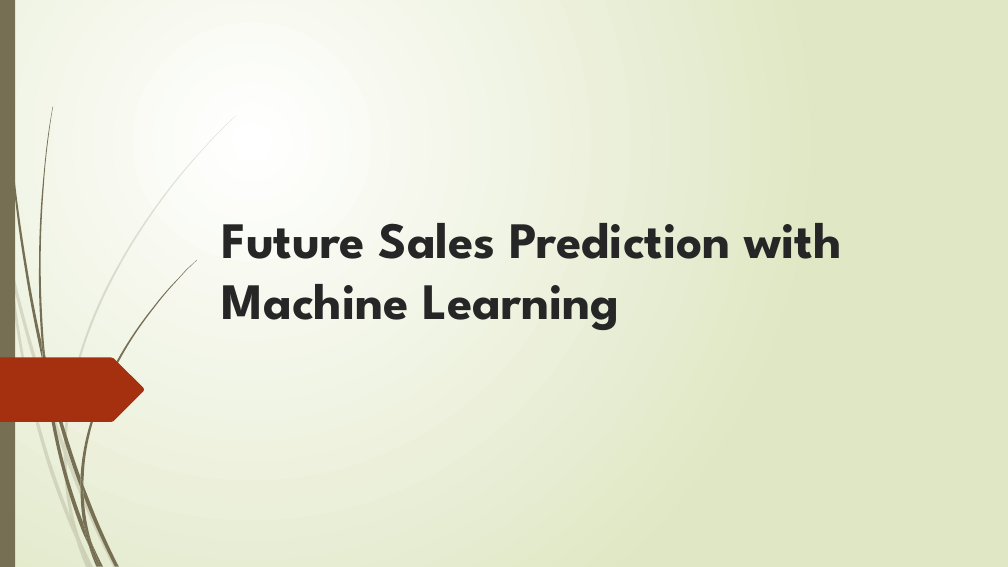
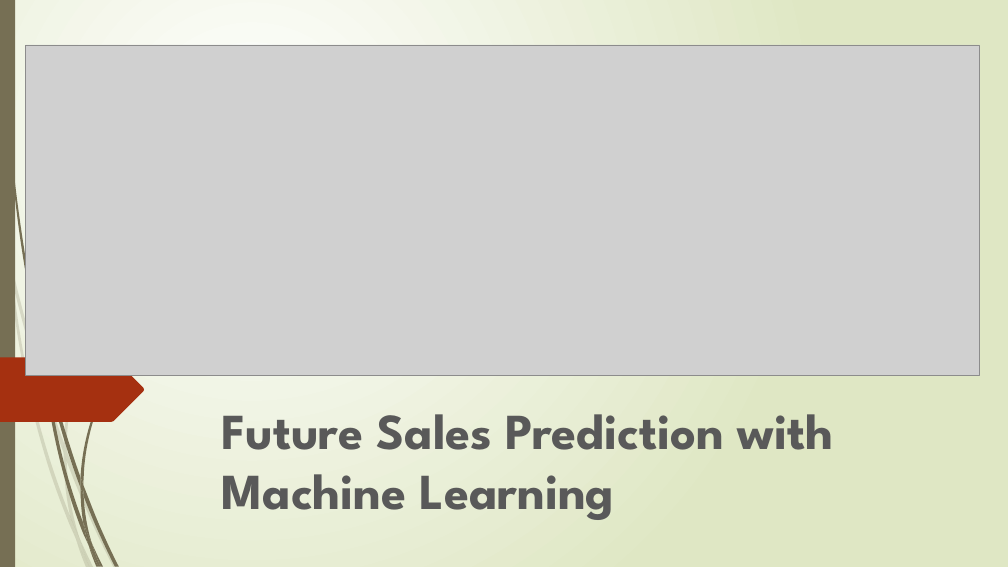
Before and after one commit to Rojasrivadlamuri/Final-Project, a slide deck: slide 1 of Future Sales Prediction with Machine Learning.pptx. Drawn at 1008x567 pixels with LibreOffice and Linux fonts; fonts in the diff are those of the drawing; grey boxes stand for pictures. Boxes give left, top, right and bottom in pixels: in the first picture for what was removed or moved away, otherwise in the second. Text is boxed around its words. In the diff, an @@ line names an element or a change of style, - is before the commit and + after.

```diff
--- a/Future Sales Prediction with Machine Learning.pptx
+++ b/Future Sales Prediction with Machine Learning.pptx
@@ picture added at box(26, 45, 979, 375) @@
@@ freeform shape removed at box(39, 107, 53, 357) @@
@@ subtitle "Future Sales Prediction with Machine ...": place and size @@
-subtitle "Future Sales Prediction with Machine ..." at box(222, 223, 841, 330)
+subtitle "Future Sales Prediction with Machine ..." at box(222, 414, 833, 520)
@@ subtitle "Future Sales Prediction with Machine ..." at box(222, 414, 833, 520): size 48.6 to 48 pt, text colour #262626 to #595959; more space between paragraphs; vertical alignment bottom to top @@
```
Also in this commit, not shown: 3 other slides changed, 4 slides added, 1 slide removed.
